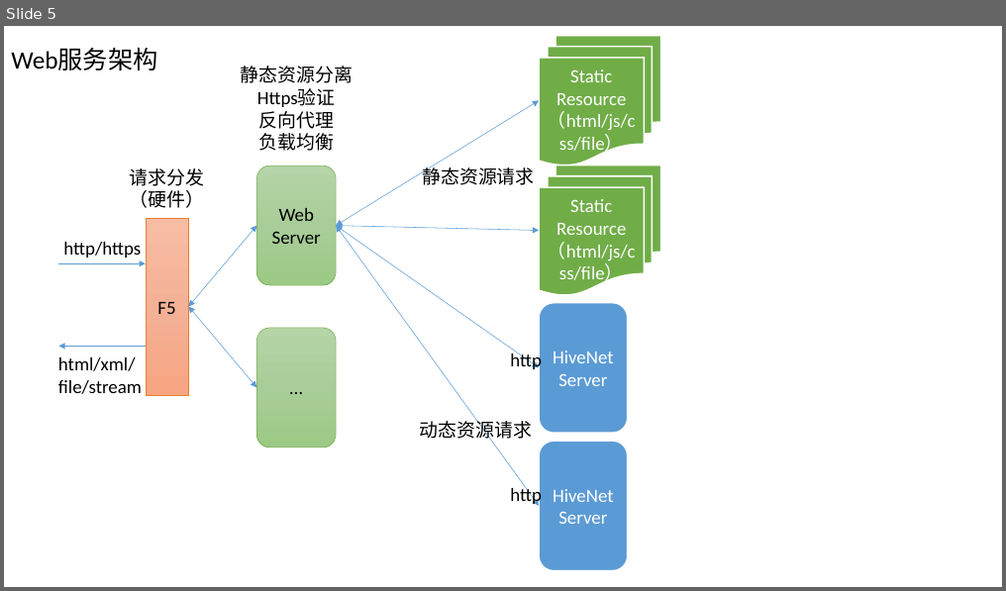
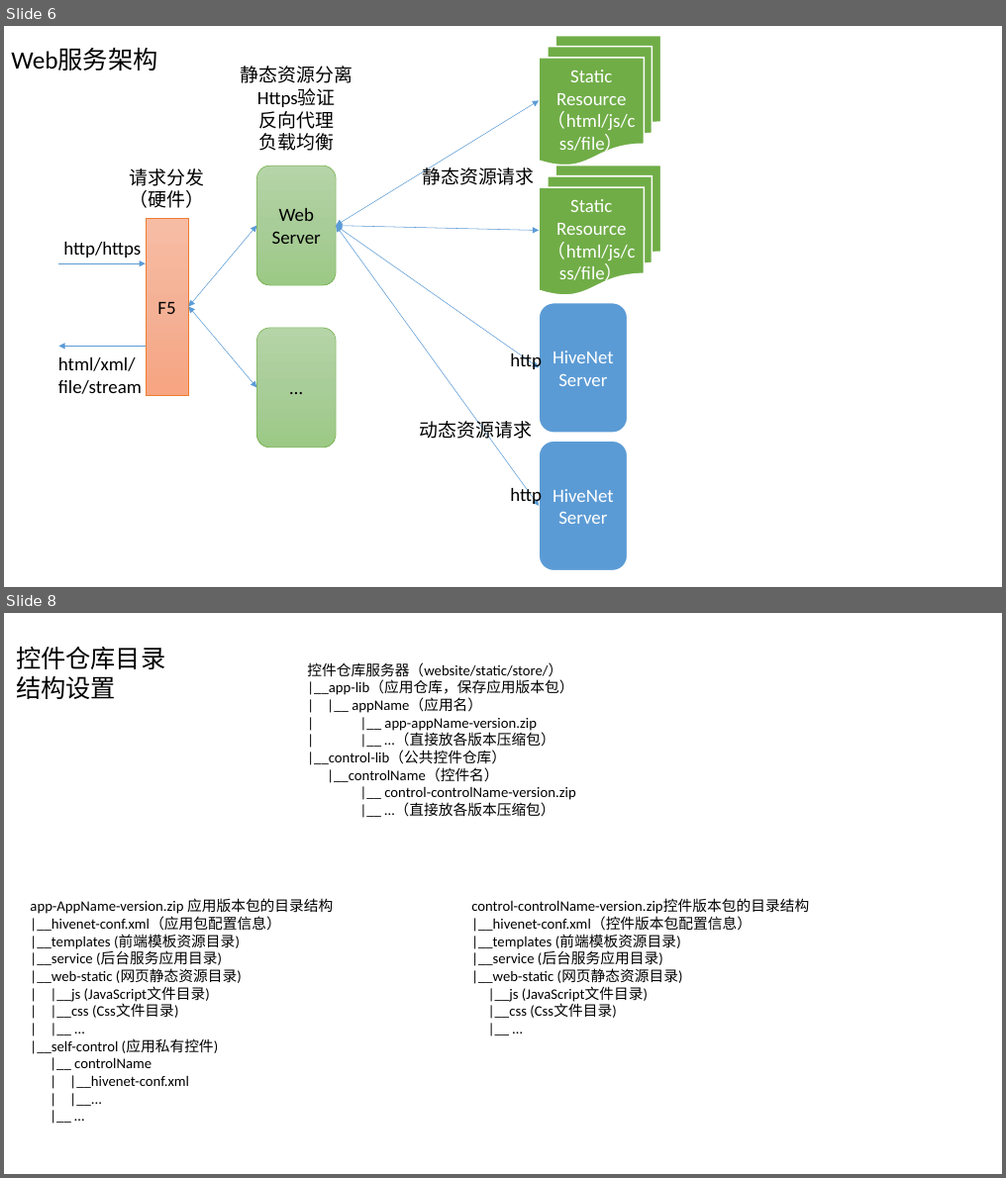
Before and after one commit to snakeclub/HiveNet, a slide deck: docs/source/designs/hivenet_architecture_diagram.pptx. Shown one above the other, each under a label of ours: slide 5 before the commit, slides 6 and 8 after it; the slides between them are not shown. The pictures are 1006x591 and 1006x1178 pixels, drawn with LibreOffice and Linux fonts; fonts in the diff are those of the drawing. Boxes give left, top, right and bottom in pixels: in the first picture for what was removed or moved away, otherwise in the second. Text is boxed around its words. In the diff, an @@ line names an element or a change of style, - is before the commit and + after.

Commit message:
docs(all): 保存临时代码, 项目暂不可用

```diff
--- a/docs/source/designs/hivenet_architecture_diagram.pptx
+++ b/docs/source/designs/hivenet_architecture_diagram.pptx
@@ slide 8 added at (x1=4, y1=613, x2=1002, y2=1174), background #FFFFFF @@
@@ text added at (x1=16, y1=646, x2=165, y2=699), 24 pt, text #000000 @@
+控件仓库目录结构设置
@@ text added at (x1=307, y1=663, x2=575, y2=817), 14 pt, text #000000 @@
+控件仓库服务器（website/static/store/）
+|__app-lib（应用仓库，保存应用版本包）
+| |__ appName（应用名）
+| |__ app-appName-version.zip
+| |__ …（直接放各版本压缩包）
+|__control-lib（公共控件仓库）
+|__controlName（控件名）
+|__ control-controlName-version.zip
+|__ …（直接放各版本压缩包）
@@ text added at (x1=30, y1=898, x2=333, y2=1089), 14 pt, text #000000 @@
+app-AppName-version.zip 应用版本包的目录结构
+|__hivenet-conf.xml（应用包配置信息）
+|__templates (前端模板资源目录)
+|__service (后台服务应用目录)
+|__web-static (网页静态资源目录)
+| |__js (JavaScript文件目录)
+| |__css (Css文件目录)
+| |__ …
+|__self-control (应用私有控件)
+|__ controlName
+| |__hivenet-conf.xml
+| |__...
+|__ …
@@ text added at (x1=471, y1=899, x2=809, y2=1019), 14 pt, text #000000 @@
+control-controlName-version.zip控件版本包的目录结构
+|__hivenet-conf.xml（控件版本包配置信息）
+|__templates (前端模板资源目录)
+|__service (后台服务应用目录)
+|__web-static (网页静态资源目录)
+|__js (JavaScript文件目录)
+|__css (Css文件目录)
+|__ …
@@ what was slide 5 is now slide 6 @@
```
Also in this commit, not shown: 2 slides changed, 4 other slides added, 32 other files.
